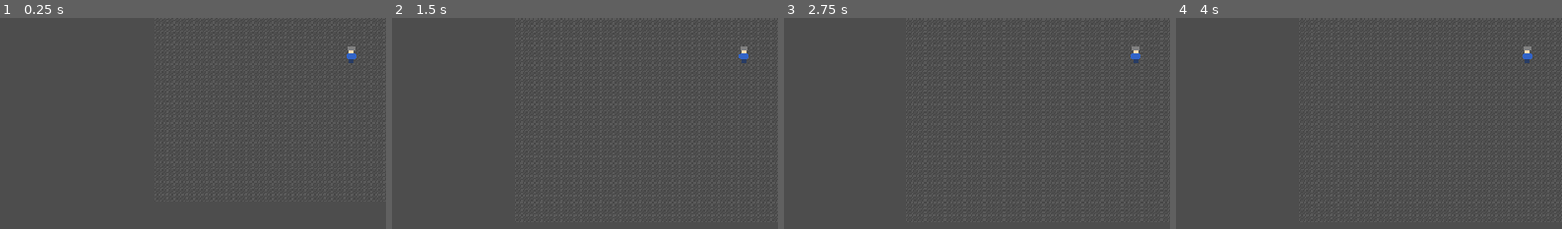
Above: before the commit, frames 1-4 (left to right).
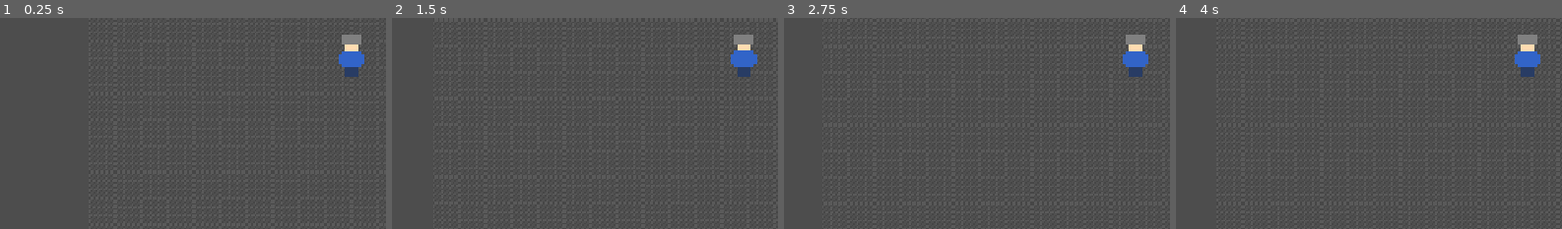
Above: after the commit, the same moments.

Repository: adamant3/roguelike-dungeon-crawler
Game: Godot game, scene res://scenes/main.tscn
The game is run twice, just before and just after one commit, with the same random seed, the same clock (stepped at 60 frames per second) and the same inputs.
Inputs (mouse positions are % of the whole screen's width and height, from its top left):
- Up to frame 1 (0.25 s): no input
- Up to frame 2 (1.5 s): tap Enter at 0.5 s; drag from (3, 93) to (61, 25) at 0.52 s; drag from (30, 53) to (45, 69) at 1.27 s
- Up to frame 3 (2.75 s): tap Space at 2 s; move the mouse to (61, 25) at 2.02 s; hold D (move_right) from 2.03 s (still down)
- Up to frame 4 (4 s): release D (move_right) at 2.75 s; tap Enter at 2.75 s; drag from (45, 69) to (20, 32) at 2.77 s; tap Space at 3.5 s; move the mouse to (81, 63) at 3.52 s; hold A (move_left) from 3.53 s (still down)
The pictures show only the part of the screen within x 5-55%, y 39-89%; the shares and areas given below are measured in that part.

The runs differ from the first frame. In frame 1, 0.9% of the frame differs, in the area x 87-95%, y 7-28%; in frame 2, 0.9%; in frame 3, 0.9%; in frame 4, 0.9%.

Commit message:
Fix camera zoom, player scale, and movement stuttering
Co-authored-by: adamant3 <167130433+adamant3@users.noreply.github.com>

Diff:
--- a/scenes/player/player.tscn
+++ b/scenes/player/player.tscn
@@ -10,12 +10,13 @@
 script = ExtResource("1_m5n6o")
 
 [node name="Sprite2D" type="Sprite2D" parent="."]
+scale = Vector2(2, 2)
 texture = ExtResource("2_p7q8r")
 
 [node name="CollisionShape2D" type="CollisionShape2D" parent="."]
 shape = SubResource("RectangleShape2D_s9t0u")
 
 [node name="Camera2D" type="Camera2D" parent="."]
-zoom = Vector2(3, 3)
+zoom = Vector2(4, 4)
 position_smoothing_enabled = true
 position_smoothing_speed = 8.0
--- a/scripts/player/player_movement.gd
+++ b/scripts/player/player_movement.gd
@@ -7,14 +7,6 @@
 ## Movement speed in pixels per second
 ## Exported variable means you can change this value in the Godot editor
 @export var speed: float = 100.0
-
-## How quickly the player accelerates (0-1, where 1 = instant)
-## Lower values create smoother, more realistic movement
-@export var acceleration: float = 0.15
-
-## How quickly the player decelerates when no input is given (0-1)
-## Higher values make the character stop more quickly
-@export var friction: float = 0.25
 
 # Current velocity - this is automatically used by move_and_slide()
 # No need to declare it as it's built into CharacterBody2D
@@ -34,14 +26,12 @@
 	var input_vector = get_input_vector()
 
 	# Apply movement based on input
+	# Normalize to prevent faster diagonal movement
 	if input_vector.length() > 0:
-		# Player is trying to move - accelerate towards target velocity
-		# normalize() ensures diagonal movement isn't faster than cardinal movement
-		# lerp() smoothly interpolates between current velocity and target velocity
-		velocity = velocity.lerp(input_vector.normalized() * speed, acceleration)
-	else:
-		# No input - apply friction to slow down
-		velocity = velocity.lerp(Vector2.ZERO, friction)
+		input_vector = input_vector.normalized()
+
+	# Apply movement instantly for responsive controls
+	velocity = input_vector * speed
 
 	# Move the character using Godot's built-in physics
 	# This handles collisions automatically
